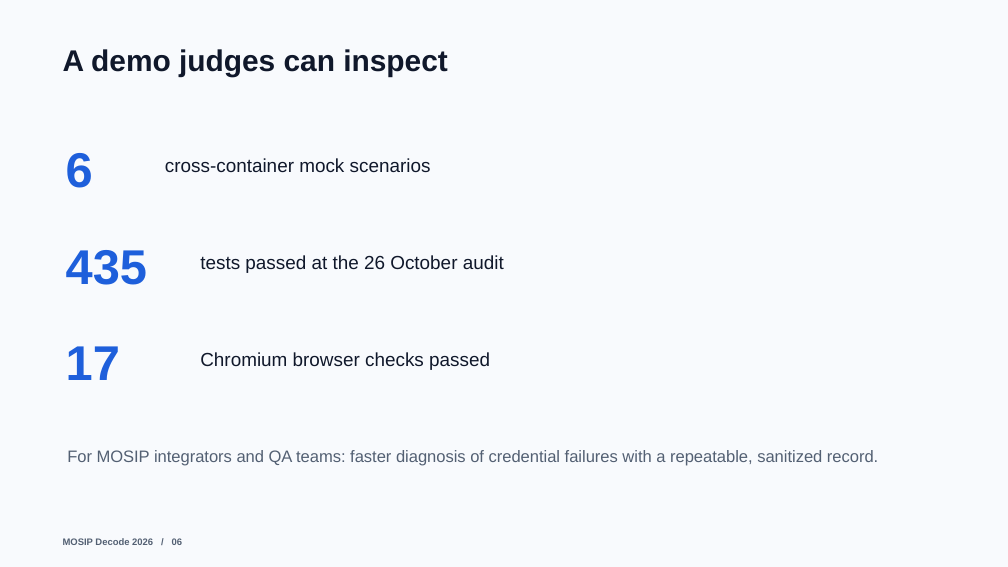
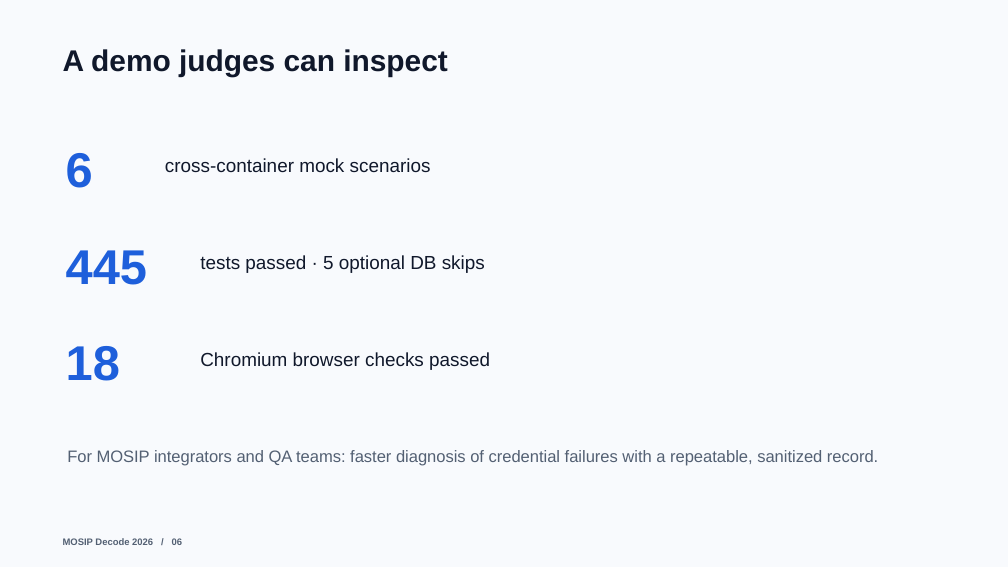
Before and after one commit to oki-dokii/mosip, a slide deck: slide 6 of submission/pitch/Interoperability_Playground_Pitch_2026-10-26.pptx. Drawn at 1008x567 pixels with LibreOffice and Linux fonts; fonts in the diff are those of the drawing. Boxes give left, top, right and bottom in pixels: in the first picture for what was removed or moved away, otherwise in the second. Text is boxed around its words. In the diff, an @@ line names an element or a change of style, - is before the commit and + after.

```diff
--- a/submission/pitch/Interoperability_Playground_Pitch_2026-10-26.pptx
+++ b/submission/pitch/Interoperability_Playground_Pitch_2026-10-26.pptx
@@ text at [66, 250, 147, 285]: text changed @@
-435
+445
@@ text at [200, 255, 485, 273]: text changed @@
-tests passed at the 26 October audit
+tests passed · 5 optional DB skips
@@ text at [66, 346, 120, 381]: text changed @@
-17
+18
```
Also in this commit, not shown: 2 other slides changed, 49 other files.
